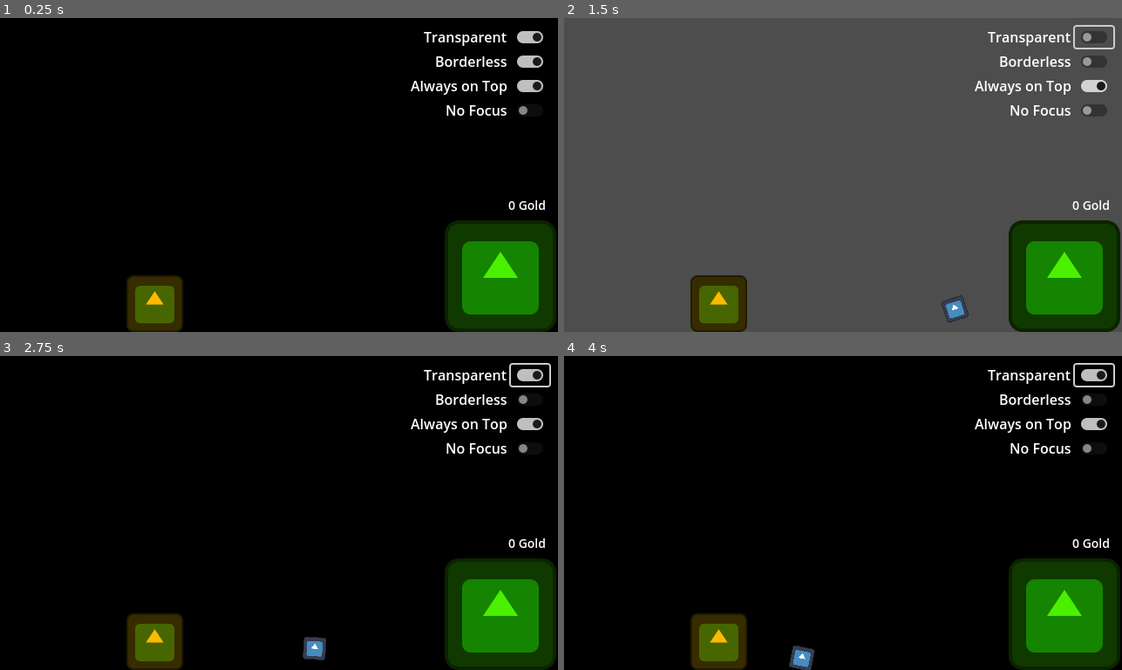
Above: before the commit, frames 1-4 (two rows, left to right).
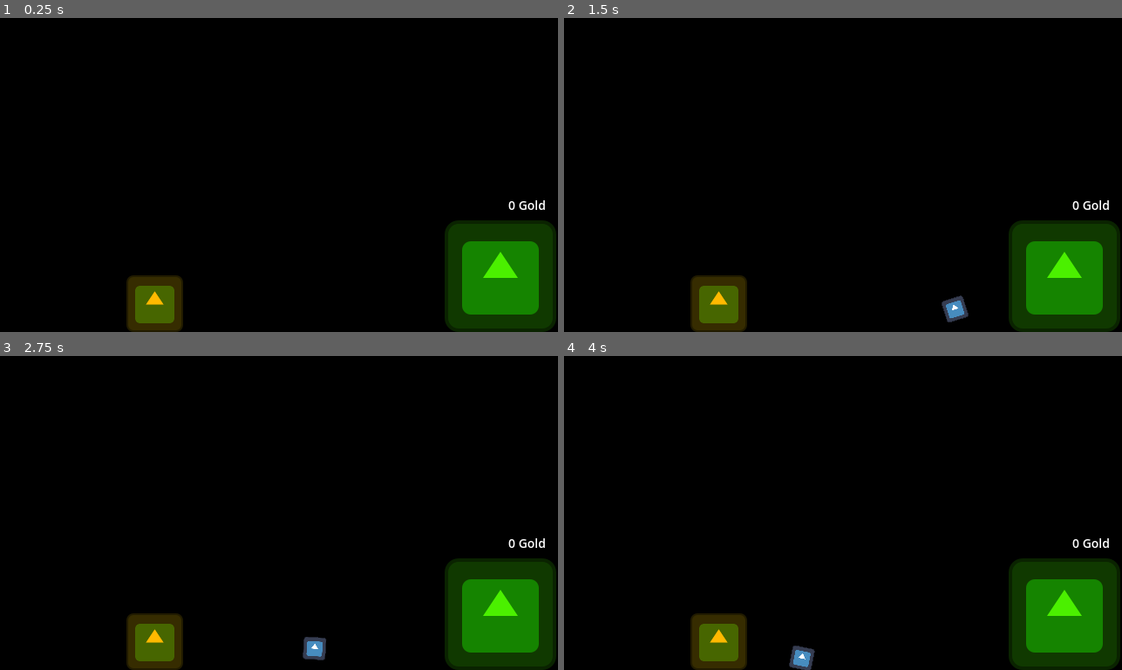
Above: after the commit, the same moments.

Repository: ProjectMage/ship-it
Game: Godot game, scene res://game.tscn
Same seed, same stepped clock (60 frames per second), same inputs: the game is played once before the commit and once after it. The engine's default icon, where the game draws it, is replaced by a stand-in: a white triangle on a blue panel in a dark square.
Inputs (mouse positions are in pixels of both pictures, inside the frame that each line leads up to):
- Up to frame 1 (0.25 s): no input
- Up to frame 2 (1.5 s): click (1094, 61) at 0.52 s; click (1094, 36) at 1.27 s
- Up to frame 3 (2.75 s): click (530, 374) at 2.02 s
- Up to frame 4 (4 s): move the mouse to (965, 497) at 2.77 s; press the mouse at (965, 497) at 2.78 s; move the mouse to (731, 528) at 3.52 s; release the mouse at (731, 528) at 3.53 s; click (731, 528) at 3.6 s

The runs differ from the first frame. In frame 1, 1.4% of the frame differs, in the area x 73-98%, y 4-32%; in frame 2, 91%, in the area x 0-100%, y 0-100%; in frame 3, 1.4%; in frame 4, 1.4%.

Commit message:
feat: Add StatusTrayIcon for window controls

Diff:
--- a/game.gd
+++ b/game.gd
@@ -4,6 +4,7 @@
 var gold: int = 0
 var click_pos := Vector2i.ZERO
 @onready var shipPath: PathFollow2D = $PathToGold/PathFollow2D
+@onready var trayMenu : PopupMenu = $StatusIndicator/PopupMenu
 
 # Called when the node enters the scene tree for the first time.
 func _ready() -> void:
@@ -29,6 +30,7 @@
 
 func _on_border_button_toggled(toggled_on: bool) -> void:
 	window.borderless = toggled_on
+	window.visible = !toggled_on
 
 
 func _on_always_on_top_button_toggled(toggled_on: bool) -> void:
@@ -47,3 +49,22 @@
 func _on_island_area_entered(_area: Area2D) -> void:
 	$Island/Label.text = str(gold) + " Gold"
 	gold += 1
+
+
+
+func _on_popup_menu_id_pressed(id: int) -> void:
+	#id - Function
+	# 0 - Borderless
+	# 1 - Transparent
+	# 2 - Focus
+	# 3 - Always on Top
+	# 4 - Line Seperator (no function)
+	# 5 - Quit
+	if id < 4:
+		trayMenu.set_item_checked(id, !trayMenu.is_item_checked(id))
+	match id:
+		0: _on_border_button_toggled(trayMenu.is_item_checked(id))
+		1: _on_transparent_button_toggled(trayMenu.is_item_checked(id))
+		2: _on_no_focus_button_toggled(trayMenu.is_item_checked(id))
+		3: _on_always_on_top_button_toggled(trayMenu.is_item_checked(id))
+		5: get_tree().quit()
--- a/game.tscn
+++ b/game.tscn
@@ -22,6 +22,7 @@
 script = ExtResource("1_e2o6t")
 
 [node name="CanvasLayer" type="CanvasLayer" parent="."]
+visible = false
 
 [node name="MarginContainer" type="MarginContainer" parent="CanvasLayer"]
 anchors_preset = 1
@@ -139,8 +140,44 @@
 width = 1.0
 default_color = Color(1, 0, 0, 1)
 
+[node name="StatusIndicator" type="StatusIndicator" parent="."]
+tooltip = "Ship-It - Relax and prosper"
+icon = ExtResource("1_80nbo")
+menu = NodePath("PopupMenu")
+
+[node name="PopupMenu" type="PopupMenu" parent="StatusIndicator"]
+transparent_bg = false
+oversampling_override = 1.0
+size = Vector2i(151, 143)
+transparent = false
+prefer_native_menu = true
+item_count = 6
+item_0/text = "Borderless"
+item_0/checkable = 1
+item_0/checked = true
+item_0/id = 0
+item_1/text = "Transparent"
+item_1/checkable = 1
+item_1/checked = true
+item_1/id = 1
+item_2/text = "Focus"
+item_2/checkable = 1
+item_2/checked = true
+item_2/id = 2
+item_3/text = "Always on Top"
+item_3/checkable = 1
+item_3/checked = true
+item_3/id = 3
+item_4/text = "----------------"
+item_4/id = 4
+item_4/disabled = true
+item_4/separator = true
+item_5/text = "Quit"
+item_5/id = 5
+
 [connection signal="toggled" from="CanvasLayer/MarginContainer/VBoxContainer/HBoxContainerTransparent/CheckButton" to="." method="_on_transparent_button_toggled"]
 [connection signal="toggled" from="CanvasLayer/MarginContainer/VBoxContainer/HBoxContainerBorder/CheckButton" to="." method="_on_border_button_toggled"]
 [connection signal="toggled" from="CanvasLayer/MarginContainer/VBoxContainer/HBoxContainerBorder2/CheckButton" to="." method="_on_always_on_top_button_toggled"]
 [connection signal="toggled" from="CanvasLayer/MarginContainer/VBoxContainer/HBoxContainerBorder3/CheckButton" to="." method="_on_no_focus_button_toggled"]
 [connection signal="area_entered" from="Island/Area2D" to="." method="_on_island_area_entered"]
+[connection signal="id_pressed" from="StatusIndicator/PopupMenu" to="." method="_on_popup_menu_id_pressed"]
